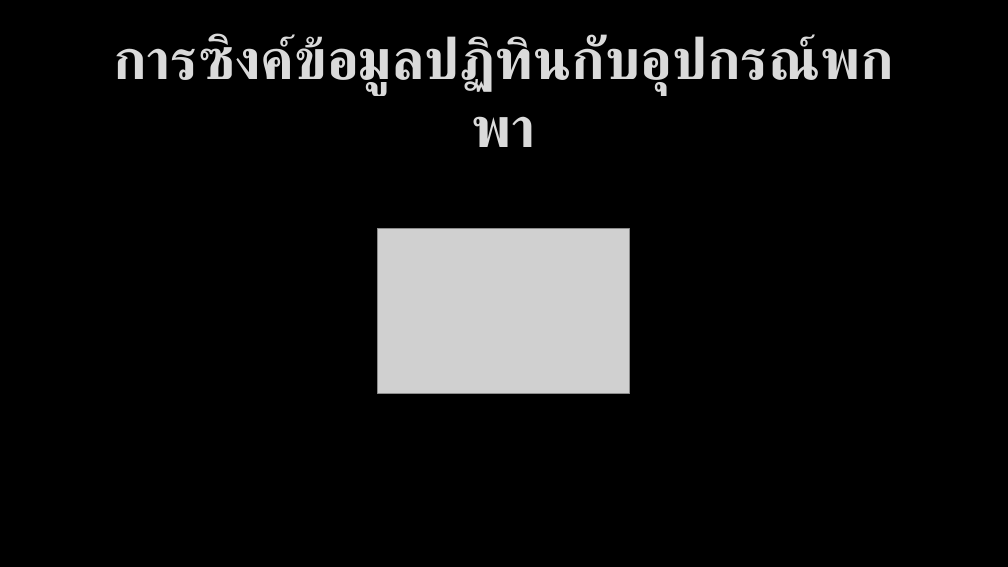
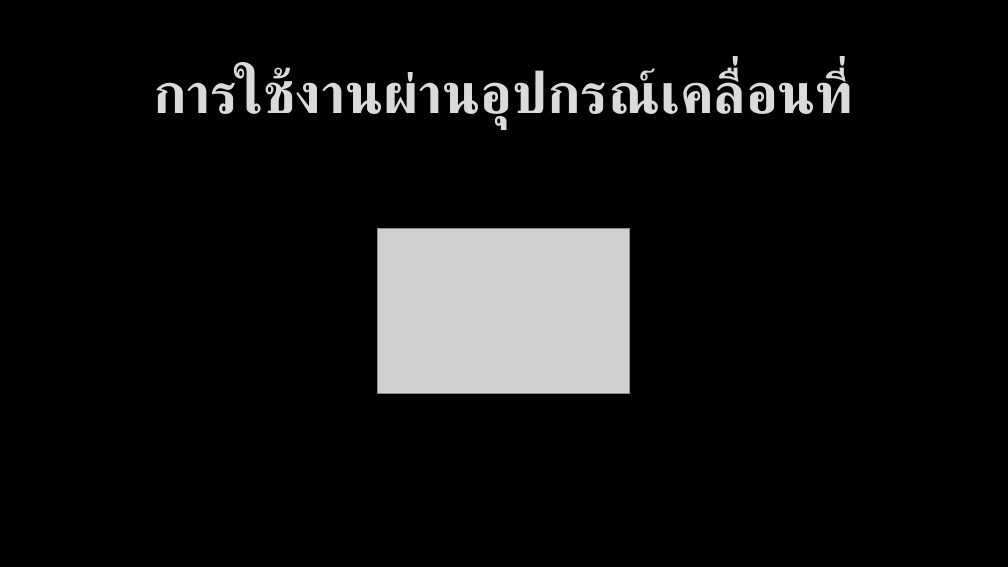
Before and after one commit to bratchasak/gcalendar, a slide deck: slide 8 of Google Calendar.pptx (slide 20 before the commit). Drawn at 1008x567 pixels with LibreOffice and Linux fonts; fonts in the diff are those of the drawing; grey boxes stand for pictures; background and template pictures are left out. Boxes give left, top, right and bottom in pixels: in the first picture for what was removed or moved away, otherwise in the second. Text is boxed around its words. In the diff, an @@ line names an element or a change of style, - is before the commit and + after.

```diff
--- a/Google Calendar.pptx
+++ b/Google Calendar.pptx
@@ title at (153,68,849,128): text changed @@
-การซิงค์ข้อมูลปฏิทินกับอุปกรณ์พกพา
+การใช้งานผ่านอุปกรณ์เคลื่อนที่
```
Also in this commit, not shown: 7 other slides changed, 16 slides removed, 1 other file.
